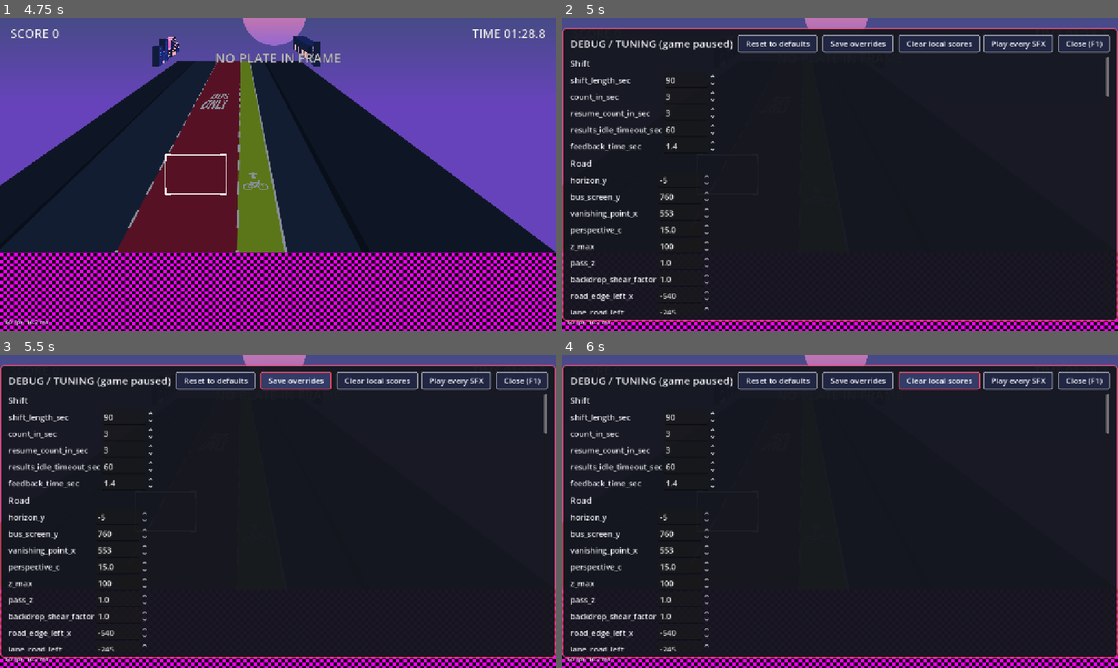
Above: before the commit, frames 1-4 (two rows, left to right).
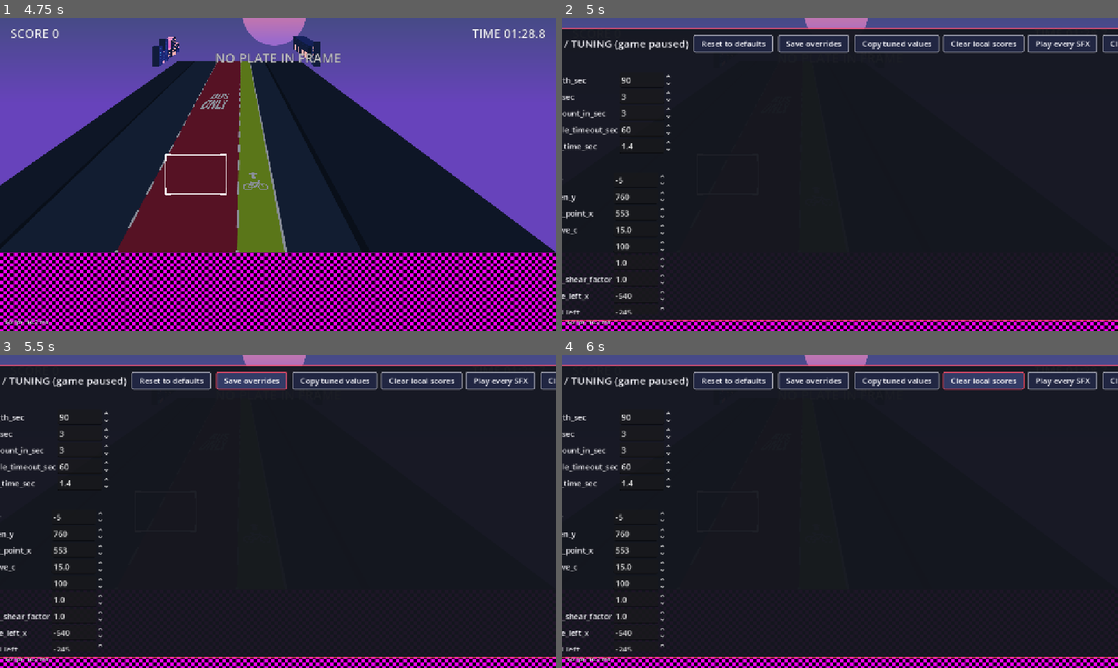
Above: after the commit, the same moments.

Repository: tkforgeworks/robo-narc
Game: Godot game, scene res://scenes/core/main.tscn
The game is run twice, just before and just after one commit, with the same random seed, the same clock (stepped at 60 frames per second) and the same inputs.
Inputs (mouse positions are in pixels of both pictures, inside the frame that each line leads up to):
- Up to frame 1 (4.75 s): click "START SHIFT" at 0.5 s; tap Enter at 1.25, 3.5 s; move the mouse to (400, 158) at 1.27 s; hold D (move_right) 1.28-2 s; hold Space (capture) 1.28-2 s; click (400, 158) at 1.42 s; drag from (166, 190) to (250, 237) at 2.02 s; move the mouse to (333, 105) at 2.77 s; hold D (move_right) 2.78-3.5 s; tap Alt at 2.85 s; drag from (250, 237) to (111, 127) at 3.52 s; move the mouse to (444, 221) at 4.27 s; hold A (move_left) from 4.28 s (still down); hold Space (capture) from 4.28 s (still down)
- Up to frame 2 (5 s): keep holding A (move_left); keep holding Space (capture); tap F1 (debug_menu) at 4.9 s
- Up to frame 3 (5.5 s): release A (move_left) at 5 s; release Space (capture) at 5 s; click "Save overrides" at 5 s
- Up to frame 4 (6 s): click "Clear local scores" at 5.75 s

Frame 1 is identical in both runs. In frame 2, 5.5% of the frame differs, in the area x 0-100%, y 3-97%; in frame 3, 6.1%; in frame 4, 6.1%.

Commit message:
feat: "Copy tuned values" action in the debug menu
TuningService.tuned_values() diffs the live config and styles against the
shipped defaults; export_text() renders them as .tres lines. The menu action
copies the text to the clipboard, logs it, and shows it in a selectable box.

Co-Authored-By: Claude Fable 5.1 <noreply@anthropic.com>

Diff:
--- a/src/core/debug/debug_menu.gd
+++ b/src/core/debug/debug_menu.gd
@@ -18,6 +18,7 @@
 var settings: SettingsStore
 
 var _paused_by_me: bool = false
+var _export_text: String = ""
 var _actions: Dictionary = {}
 var _builder: DebugSectionBuilder
 
@@ -41,6 +42,7 @@
 	tuning.reset.connect(func() -> void:
 		if is_open():
 			_build())
+	register_action("Copy tuned values", copy_tuned_values)
 
 
 func is_open() -> bool:
@@ -84,6 +86,16 @@
 	_actions[label] = button
 
 
+## Diffs the live values against the shipped defaults as .tres lines, puts them
+## on the clipboard, logs them, and shows them in the menu for manual copying.
+func copy_tuned_values() -> void:
+	_export_text = tuning.export_text()
+	DisplayServer.clipboard_set(_export_text)
+	DebugLog.info(TAG, "tuned values:
+%s" % _export_text)
+	_build()
+
+
 ## Number of tunable controls currently built (for tests).
 func control_count() -> int:
 	return _builder.control_count()
@@ -105,6 +117,8 @@
 	if settings != null:
 		_builder.add_volume("Live volume", VOLUME_BUSES, settings,
 				func(bus: String, value: float) -> void: volume_changed.emit(bus, value))
+	if not _export_text.is_empty():
+		_builder.add_text("Tuned values (also on the clipboard)", _export_text)
 
 
 func _on_save_pressed() -> void:
--- a/src/core/debug/debug_section_builder.gd
+++ b/src/core/debug/debug_section_builder.gd
@@ -6,6 +6,7 @@
 
 const HEADING_FONT_SIZE := 20
 const SLIDER_WIDTH := 200.0
+const TEXT_BOX_HEIGHT := 120.0
 
 var _container: Container
 
@@ -54,6 +55,17 @@
 	_container.add_child(grid)
 
 
+## A read-only, selectable text block (for exports the operator copies by hand).
+func add_text(title: String, text: String) -> void:
+	_add_heading(title)
+	var box := TextEdit.new()
+	box.text = text
+	box.editable = false
+	box.custom_minimum_size = Vector2(0.0, TEXT_BOX_HEIGHT)
+	box.scroll_fit_content_height = true
+	_container.add_child(box)
+
+
 ## Number of label/control pairs across every grid built.
 func control_count() -> int:
 	var count := 0
--- a/src/core/tuning/tuning.gd
+++ b/src/core/tuning/tuning.gd
@@ -73,6 +73,49 @@
 	return _store.save(config, get_styles(), load_defaults(), style_defaults)
 
 
+## Every live value that differs from the shipped defaults:
+## `{"tuning": {name: value}, "styles": {key: {name: value}}}`.
+func tuned_values() -> Dictionary:
+	var defaults := load_defaults()
+	var tuning := {}
+	for property_name in TunableProperties.names(config):
+		var value: Variant = config.get(property_name)
+		if not TuningStore.same_value(value, defaults.get(property_name)):
+			tuning[property_name] = value
+	var styles := {}
+	for style in get_styles():
+		var shipped := _shipped_style(style)
+		var diff := {}
+		for property_name in TunableProperties.names(style):
+			if property_name == "key":
+				continue
+			var value: Variant = style.get(property_name)
+			if shipped == null or not TuningStore.same_value(value, shipped.get(property_name)):
+				diff[property_name] = value
+		if not diff.is_empty():
+			styles[str(style.get("key"))] = diff
+	return {"tuning": tuning, "styles": styles}
+
+
+## The tuned values as `.tres` resource lines, ready to paste under
+## `[resource]` in the defaults file (or a style file).
+func export_text() -> String:
+	var values := tuned_values()
+	var lines := PackedStringArray()
+	lines.append("# tuned values vs %s" % DEFAULTS_PATH.get_file())
+	if values["tuning"].is_empty() and values["styles"].is_empty():
+		lines.append("# (none: everything is at the shipped default)")
+	for property_name: String in values["tuning"]:
+		lines.append("%s = %s" % [property_name, var_to_str(values["tuning"][property_name])])
+	for key: String in values["styles"]:
+		lines.append("")
+		lines.append("# style %s" % key)
+		for property_name: String in values["styles"][key]:
+			lines.append("%s = %s" % [property_name, var_to_str(values["styles"][key][property_name])])
+	return "
+".join(lines)
+
+
 ## A fresh, uncached copy of a style's resource file, if it has one.
 static func _shipped_style(style: Resource) -> Resource:
 	var path := style.resource_path
--- a/src/core/tuning/tuning_store.gd
+++ b/src/core/tuning/tuning_store.gd
@@ -29,7 +29,7 @@
 	var file := ConfigFile.new()
 	for property_name in TunableProperties.names(config):
 		var value: Variant = config.get(property_name)
-		if defaults != null and _same(value, defaults.get(property_name)):
+		if defaults != null and same_value(value, defaults.get(property_name)):
 			continue
 		file.set_value(SECTION_TUNING, property_name, value)
 	for style in styles:
@@ -40,7 +40,7 @@
 			if property_name == "key":
 				continue
 			var value: Variant = style.get(property_name)
-			if baseline != null and _same(value, baseline.get(property_name)):
+			if baseline != null and same_value(value, baseline.get(property_name)):
 				continue
 			file.set_value(section, property_name, value)
 	var err := file.save(path)
@@ -85,7 +85,7 @@
 		DirAccess.remove_absolute(ProjectSettings.globalize_path(path))
 
 
-static func _same(a: Variant, b: Variant) -> bool:
+static func same_value(a: Variant, b: Variant) -> bool:
 	if typeof(a) != typeof(b):
 		return false
 	if a is float:
--- a/tests/core/test_debug_menu_enumeration.gd
+++ b/tests/core/test_debug_menu_enumeration.gd
@@ -71,9 +71,21 @@
 	await get_tree().process_frame
 	var buttons: Array = []
 	_collect(_menu.get_node("%Actions"), Button, buttons)
-	assert_eq(buttons.size(), 1)
-	(buttons[0] as Button).pressed.emit()
+	var mine: Array = buttons.filter(func(b: Button) -> bool: return b.text == "Do thing")
+	assert_eq(mine.size(), 1, "second registration replaced the first")
+	(mine[0] as Button).pressed.emit()
 	assert_eq(hits[0], 10)
+
+
+func test_copy_tuned_values_shows_the_export_in_the_menu() -> void:
+	_tuning.set_value("cruise_speed_end", 24.0)
+	_menu.open()
+	_menu.copy_tuned_values()
+	var boxes: Array = []
+	_collect(_menu.get_node("%Sections"), TextEdit, boxes)
+	assert_eq(boxes.size(), 1)
+	assert_string_contains((boxes[0] as TextEdit).text, "cruise_speed_end = 24.0")
+	_menu.close()
 
 
 func test_reset_rebuilds_with_default_values() -> void:
--- a/tests/core/test_tuning_service.gd
+++ b/tests/core/test_tuning_service.gd
@@ -71,3 +71,19 @@
 	func get_styles() -> Array[Resource]:
 		var styles: Array[Resource] = [style]
 		return styles
+
+
+func test_tuned_values_and_export_list_only_changes() -> void:
+	var tuning := TuningService.new()
+	tuning.apply_overrides_on_ready = false
+	add_child_autofree(tuning)
+	assert_true(tuning.tuned_values()["tuning"].is_empty())
+	assert_string_contains(tuning.export_text(), "(none")
+	tuning.set_value("cruise_speed_end", 24.0)
+	tuning.set_value("box_size", Vector2(150, 90))
+	var values := tuning.tuned_values()
+	assert_eq(values["tuning"].keys(), ["cruise_speed_end", "box_size"])
+	var text := tuning.export_text()
+	assert_string_contains(text, "cruise_speed_end = 24.0")
+	assert_string_contains(text, "box_size = Vector2(150, 90)")
+	assert_false(text.contains("shift_length_sec"))
